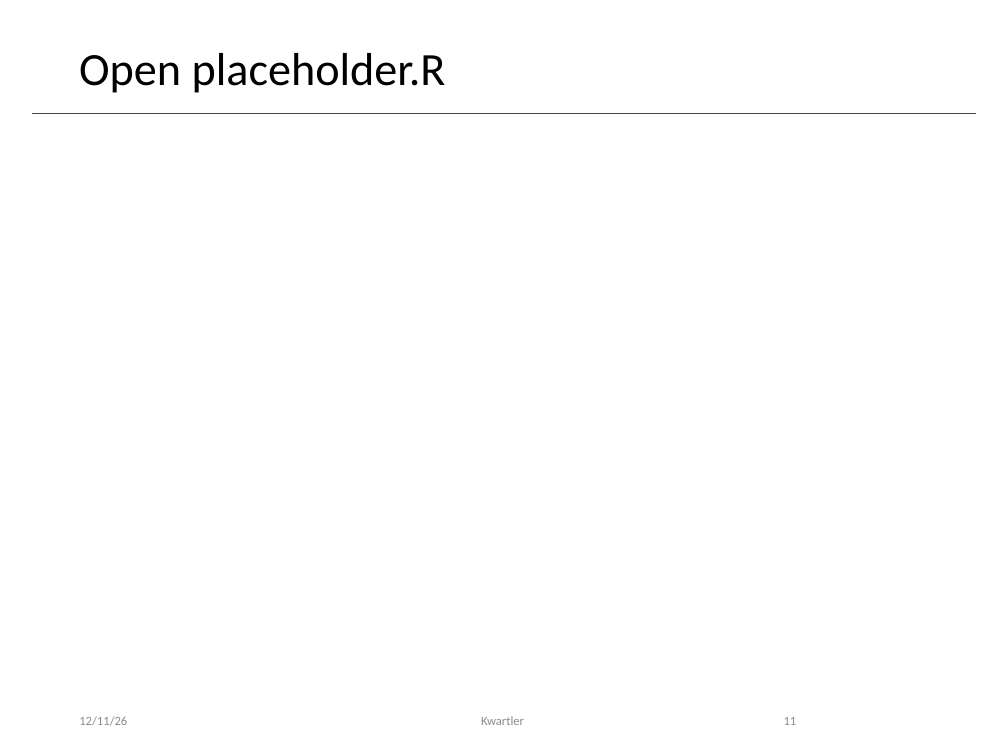
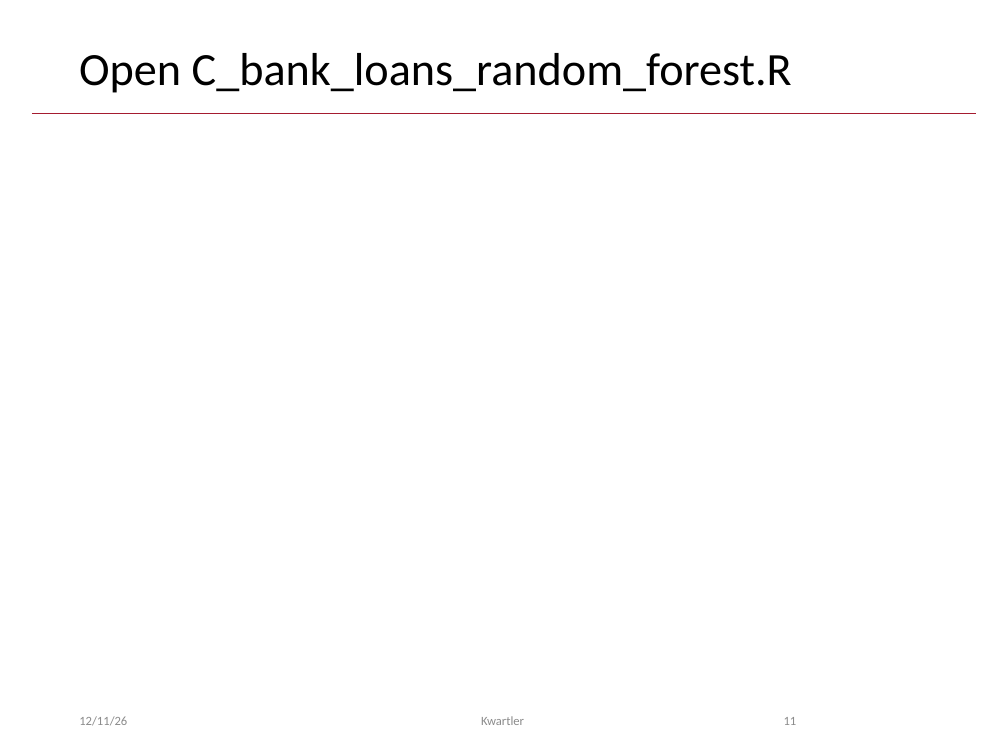
Before and after one commit to kwartler/Vienna_Dec_26, a slide deck: slide 11 of lessons/day1/C_RandomForests.pptx. Drawn at 1008x756 pixels with LibreOffice and Linux fonts; fonts in the diff are those of the drawing. Boxes give left, top, right and bottom in pixels: in the first picture for what was removed or moved away, otherwise in the second. Text is boxed around its words. In the diff, an @@ line names an element or a change of style, - is before the commit and + after.

```diff
--- a/lessons/day1/C_RandomForests.pptx
+++ b/lessons/day1/C_RandomForests.pptx
@@ title at [79,53,792,93]: text changed @@
-Open placeholder.R
+Open C_bank_loans_random_forest.R
```
Also in this commit, not shown: 4 other files.
